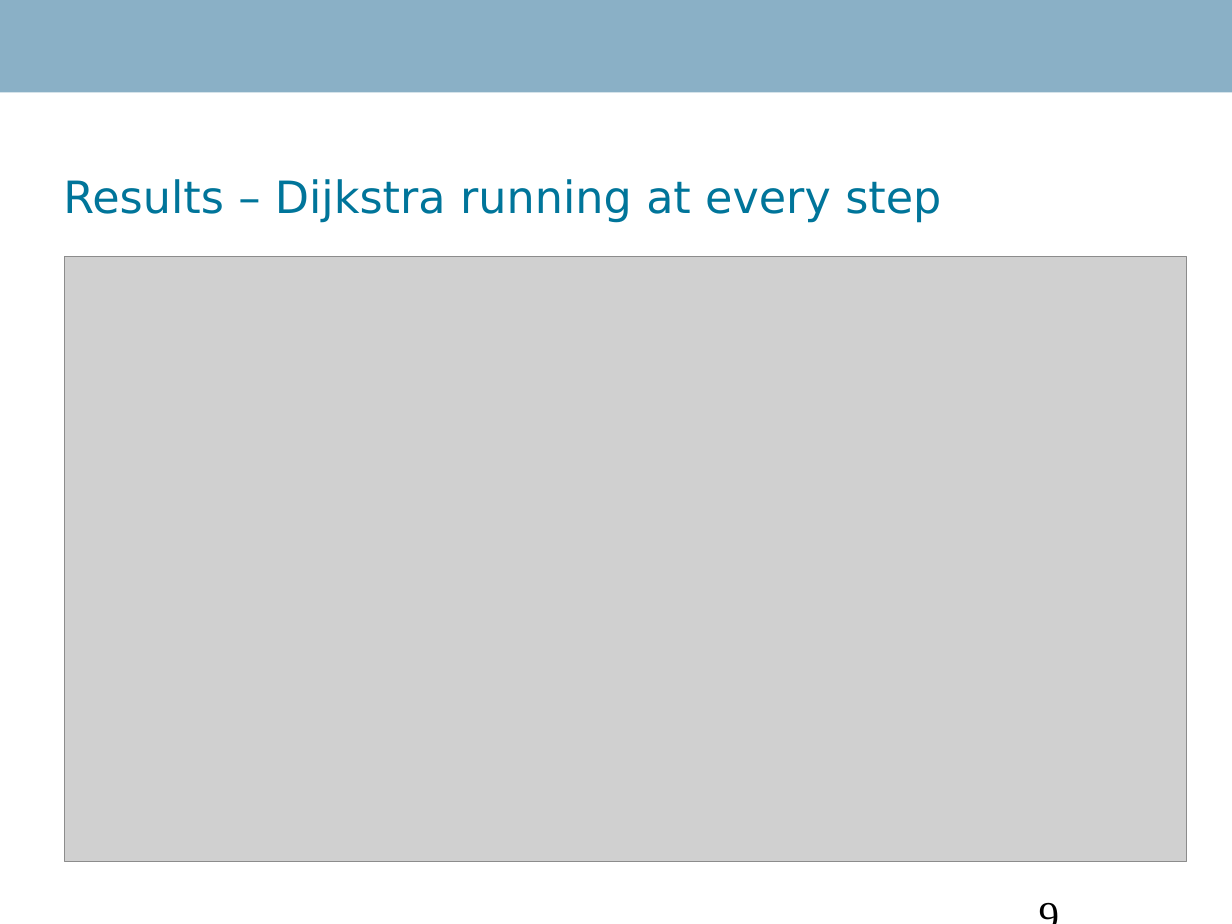
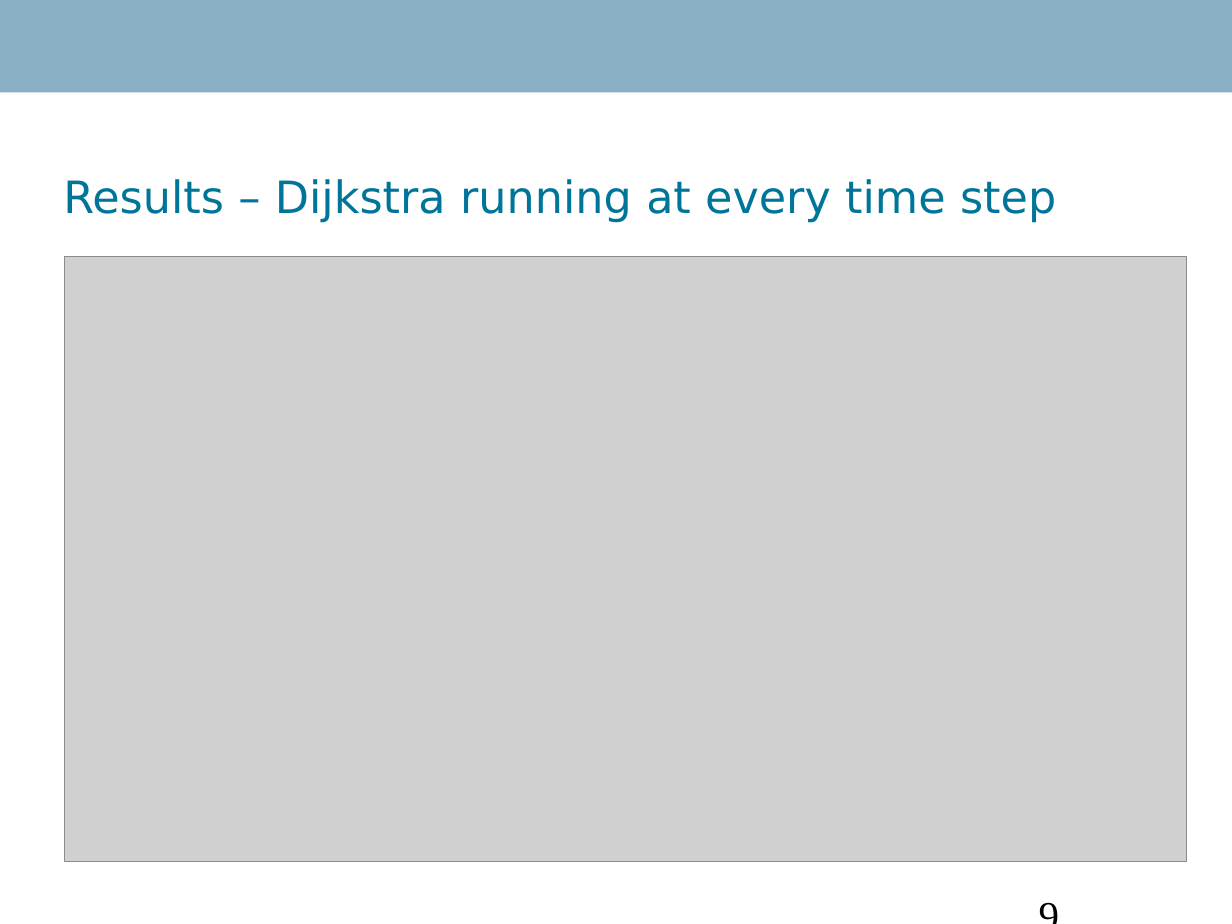
Before and after one commit to Danidude/Master-Thesis, a slide deck: slide 9 of Report/IKT 590 Master Thesis.ppt. Drawn at 1232x924 pixels with LibreOffice and Linux fonts; fonts in the diff are those of the drawing; grey boxes stand for pictures; background and template pictures are left out. Boxes give left, top, right and bottom in pixels: in the first picture for what was removed or moved away, otherwise in the second. Text is boxed around its words. In the diff, an @@ line names an element or a change of style, - is before the commit and + after.

Commit message:
Added some changes

```diff
--- a/Report/IKT 590 Master Thesis.ppt
+++ b/Report/IKT 590 Master Thesis.ppt
@@ title at (63, 179, 1056, 223): text changed @@
-Results – Dijkstra running at every step
+Results – Dijkstra running at every time step
```
Also in this commit, not shown: 5 other slides changed, 1 slide added, 1 slide removed.
